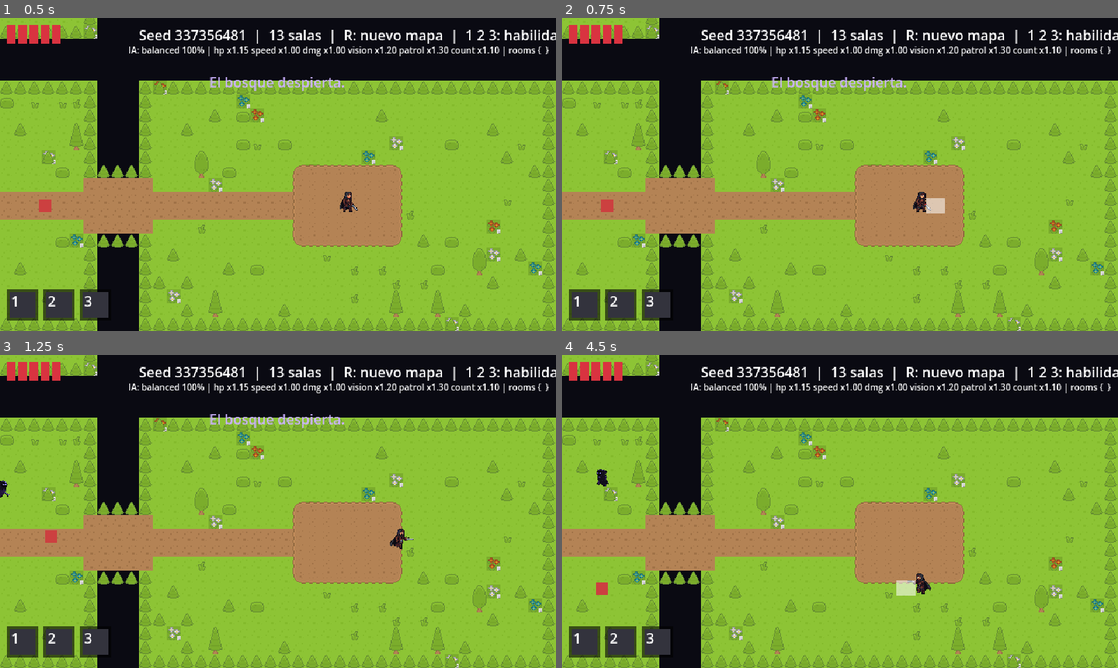
Above: before the commit, frames 1-4 (two rows, left to right).
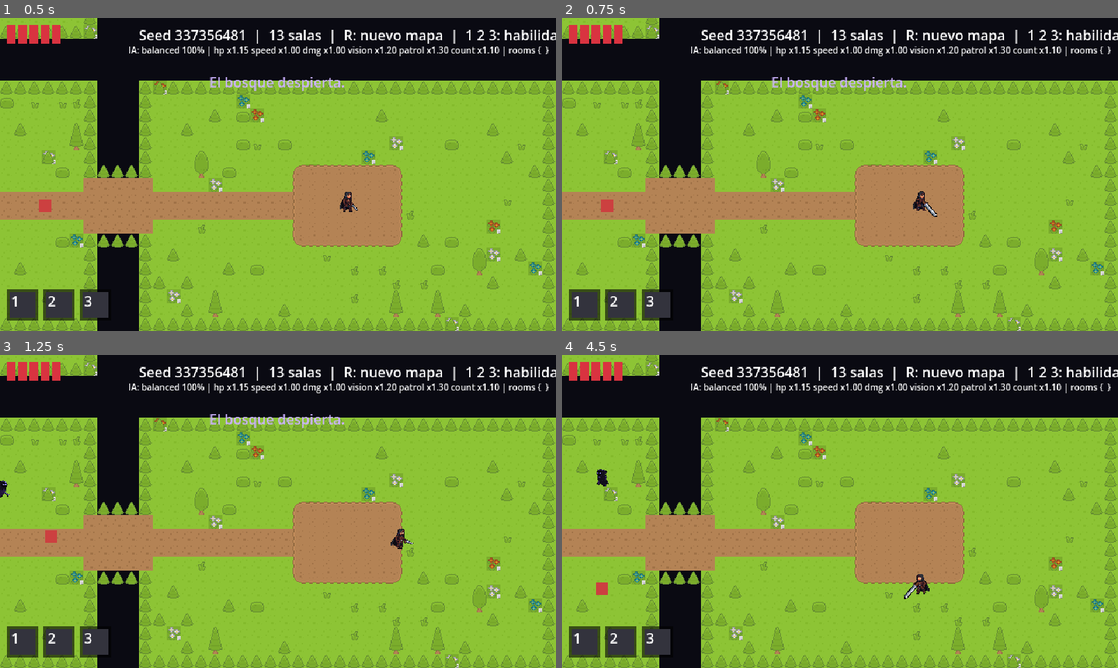
Above: after the commit, the same moments.

Repository: Fabiann1809/isla-espejo
Game: Godot game, scene res://scenes/levels/forest_level.tscn
The game is run twice, just before and just after one commit, with the same random seed, the same clock (stepped at 60 frames per second) and the same inputs.
Inputs (mouse positions are in pixels of both pictures, inside the frame that each line leads up to):
- Up to frame 1 (0.5 s): no input
- Up to frame 2 (0.75 s): move the mouse to (962, 158) at 0.52 s; hold D (move_right) from 0.53 s (still down); tap J (attack) at 0.6 s; click (962, 158) at 0.67 s
- Up to frame 3 (1.25 s): keep holding D (move_right)
- Up to frame 4 (4.5 s): move the mouse to (728, 527) at 1.27 s; release D (move_right) at 1.28 s; hold S (move_down) 1.28-2.03 s; tap J (attack) at 1.35, 2.3, 3.05, 3.6, 4.35 s; move the mouse to (895, 442) at 2.02 s; hold D (move_right) 2.03-2.78 s; tap Space (dash) at 2.1 s; move the mouse to (812, 574) at 2.77 s; hold W (move_up) 2.78-3.53 s; tap E (interact) at 2.85 s; click (812, 574) at 2.92 s; move the mouse to (1006, 558) at 3.52 s; hold A (move_left) from 3.53 s (still down); move the mouse to (673, 464) at 4.27 s

Frame 1 is identical in both runs. In frame 2, 0.2% of the frame differs, in the area x 63-69%, y 55-64%; in frame 3, less than 0.1%; in frame 4, 0.3%, in the area x 60-67%, y 69-78%.

Commit message:
feat(player): animate the sword swing during the attack
Nico shows a sword-less pose while a separate sword sprite sweeps an arc around the attack direction.

Diff:
--- a/data/player/nico_frames.tres
+++ b/data/player/nico_frames.tres
@@ -4,233 +4,237 @@
 
 [sub_resource type="AtlasTexture" id="AtlasTexture_s26x3"]
 atlas = ExtResource("1_41tlr")
+region = Rect2(124, 434, 62, 62)
+
+[sub_resource type="AtlasTexture" id="AtlasTexture_rol0v"]
+atlas = ExtResource("1_41tlr")
 region = Rect2(0, 0, 62, 62)
 
-[sub_resource type="AtlasTexture" id="AtlasTexture_rol0v"]
+[sub_resource type="AtlasTexture" id="AtlasTexture_xou8o"]
 atlas = ExtResource("1_41tlr")
 region = Rect2(62, 0, 62, 62)
 
-[sub_resource type="AtlasTexture" id="AtlasTexture_xou8o"]
+[sub_resource type="AtlasTexture" id="AtlasTexture_3n6fh"]
 atlas = ExtResource("1_41tlr")
 region = Rect2(124, 0, 62, 62)
 
-[sub_resource type="AtlasTexture" id="AtlasTexture_3n6fh"]
+[sub_resource type="AtlasTexture" id="AtlasTexture_o025j"]
 atlas = ExtResource("1_41tlr")
 region = Rect2(186, 0, 62, 62)
 
-[sub_resource type="AtlasTexture" id="AtlasTexture_o025j"]
+[sub_resource type="AtlasTexture" id="AtlasTexture_o6oou"]
 atlas = ExtResource("1_41tlr")
 region = Rect2(248, 0, 62, 62)
 
-[sub_resource type="AtlasTexture" id="AtlasTexture_o6oou"]
+[sub_resource type="AtlasTexture" id="AtlasTexture_2dofj"]
 atlas = ExtResource("1_41tlr")
 region = Rect2(310, 0, 62, 62)
 
-[sub_resource type="AtlasTexture" id="AtlasTexture_2dofj"]
+[sub_resource type="AtlasTexture" id="AtlasTexture_jjyc0"]
 atlas = ExtResource("1_41tlr")
 region = Rect2(372, 0, 62, 62)
 
-[sub_resource type="AtlasTexture" id="AtlasTexture_jjyc0"]
+[sub_resource type="AtlasTexture" id="AtlasTexture_nxnpx"]
 atlas = ExtResource("1_41tlr")
 region = Rect2(434, 0, 62, 62)
 
-[sub_resource type="AtlasTexture" id="AtlasTexture_nxnpx"]
+[sub_resource type="AtlasTexture" id="AtlasTexture_2p8j6"]
 atlas = ExtResource("1_41tlr")
 region = Rect2(0, 62, 62, 62)
 
-[sub_resource type="AtlasTexture" id="AtlasTexture_2p8j6"]
+[sub_resource type="AtlasTexture" id="AtlasTexture_4yeco"]
 atlas = ExtResource("1_41tlr")
 region = Rect2(62, 62, 62, 62)
 
-[sub_resource type="AtlasTexture" id="AtlasTexture_4yeco"]
+[sub_resource type="AtlasTexture" id="AtlasTexture_8ouhc"]
 atlas = ExtResource("1_41tlr")
 region = Rect2(124, 62, 62, 62)
 
-[sub_resource type="AtlasTexture" id="AtlasTexture_8ouhc"]
+[sub_resource type="AtlasTexture" id="AtlasTexture_v0mo5"]
 atlas = ExtResource("1_41tlr")
 region = Rect2(186, 62, 62, 62)
 
-[sub_resource type="AtlasTexture" id="AtlasTexture_v0mo5"]
+[sub_resource type="AtlasTexture" id="AtlasTexture_1w711"]
 atlas = ExtResource("1_41tlr")
 region = Rect2(248, 62, 62, 62)
 
-[sub_resource type="AtlasTexture" id="AtlasTexture_1w711"]
+[sub_resource type="AtlasTexture" id="AtlasTexture_mid4j"]
 atlas = ExtResource("1_41tlr")
 region = Rect2(310, 62, 62, 62)
 
-[sub_resource type="AtlasTexture" id="AtlasTexture_mid4j"]
+[sub_resource type="AtlasTexture" id="AtlasTexture_e4pfx"]
 atlas = ExtResource("1_41tlr")
 region = Rect2(372, 62, 62, 62)
 
-[sub_resource type="AtlasTexture" id="AtlasTexture_e4pfx"]
+[sub_resource type="AtlasTexture" id="AtlasTexture_iyabb"]
 atlas = ExtResource("1_41tlr")
 region = Rect2(434, 62, 62, 62)
 
-[sub_resource type="AtlasTexture" id="AtlasTexture_iyabb"]
+[sub_resource type="AtlasTexture" id="AtlasTexture_6ygjl"]
 atlas = ExtResource("1_41tlr")
 region = Rect2(0, 124, 62, 62)
 
-[sub_resource type="AtlasTexture" id="AtlasTexture_6ygjl"]
+[sub_resource type="AtlasTexture" id="AtlasTexture_om54e"]
 atlas = ExtResource("1_41tlr")
 region = Rect2(62, 124, 62, 62)
 
-[sub_resource type="AtlasTexture" id="AtlasTexture_om54e"]
+[sub_resource type="AtlasTexture" id="AtlasTexture_xpsxf"]
 atlas = ExtResource("1_41tlr")
 region = Rect2(124, 124, 62, 62)
 
-[sub_resource type="AtlasTexture" id="AtlasTexture_xpsxf"]
+[sub_resource type="AtlasTexture" id="AtlasTexture_np6ne"]
 atlas = ExtResource("1_41tlr")
 region = Rect2(186, 124, 62, 62)
 
-[sub_resource type="AtlasTexture" id="AtlasTexture_np6ne"]
+[sub_resource type="AtlasTexture" id="AtlasTexture_ave72"]
 atlas = ExtResource("1_41tlr")
 region = Rect2(248, 124, 62, 62)
 
-[sub_resource type="AtlasTexture" id="AtlasTexture_ave72"]
+[sub_resource type="AtlasTexture" id="AtlasTexture_dwpho"]
 atlas = ExtResource("1_41tlr")
 region = Rect2(310, 124, 62, 62)
 
-[sub_resource type="AtlasTexture" id="AtlasTexture_dwpho"]
+[sub_resource type="AtlasTexture" id="AtlasTexture_nmjo2"]
 atlas = ExtResource("1_41tlr")
 region = Rect2(372, 124, 62, 62)
 
-[sub_resource type="AtlasTexture" id="AtlasTexture_nmjo2"]
+[sub_resource type="AtlasTexture" id="AtlasTexture_ynfsu"]
 atlas = ExtResource("1_41tlr")
 region = Rect2(434, 124, 62, 62)
 
-[sub_resource type="AtlasTexture" id="AtlasTexture_ynfsu"]
+[sub_resource type="AtlasTexture" id="AtlasTexture_ix8gi"]
 atlas = ExtResource("1_41tlr")
 region = Rect2(0, 186, 62, 62)
 
-[sub_resource type="AtlasTexture" id="AtlasTexture_ix8gi"]
+[sub_resource type="AtlasTexture" id="AtlasTexture_gcbcq"]
 atlas = ExtResource("1_41tlr")
 region = Rect2(62, 186, 62, 62)
 
-[sub_resource type="AtlasTexture" id="AtlasTexture_gcbcq"]
+[sub_resource type="AtlasTexture" id="AtlasTexture_c0n2v"]
 atlas = ExtResource("1_41tlr")
 region = Rect2(124, 186, 62, 62)
 
-[sub_resource type="AtlasTexture" id="AtlasTexture_c0n2v"]
+[sub_resource type="AtlasTexture" id="AtlasTexture_yogsf"]
 atlas = ExtResource("1_41tlr")
 region = Rect2(186, 186, 62, 62)
 
-[sub_resource type="AtlasTexture" id="AtlasTexture_yogsf"]
+[sub_resource type="AtlasTexture" id="AtlasTexture_ablvh"]
 atlas = ExtResource("1_41tlr")
 region = Rect2(248, 186, 62, 62)
 
-[sub_resource type="AtlasTexture" id="AtlasTexture_ablvh"]
+[sub_resource type="AtlasTexture" id="AtlasTexture_6yw1v"]
 atlas = ExtResource("1_41tlr")
 region = Rect2(310, 186, 62, 62)
 
-[sub_resource type="AtlasTexture" id="AtlasTexture_6yw1v"]
+[sub_resource type="AtlasTexture" id="AtlasTexture_nt56c"]
 atlas = ExtResource("1_41tlr")
 region = Rect2(372, 186, 62, 62)
 
-[sub_resource type="AtlasTexture" id="AtlasTexture_nt56c"]
+[sub_resource type="AtlasTexture" id="AtlasTexture_4hj8i"]
 atlas = ExtResource("1_41tlr")
 region = Rect2(434, 186, 62, 62)
 
-[sub_resource type="AtlasTexture" id="AtlasTexture_4hj8i"]
+[sub_resource type="AtlasTexture" id="AtlasTexture_h2ej6"]
 atlas = ExtResource("1_41tlr")
 region = Rect2(0, 248, 62, 62)
 
-[sub_resource type="AtlasTexture" id="AtlasTexture_h2ej6"]
+[sub_resource type="AtlasTexture" id="AtlasTexture_gjswp"]
 atlas = ExtResource("1_41tlr")
 region = Rect2(62, 248, 62, 62)
 
-[sub_resource type="AtlasTexture" id="AtlasTexture_gjswp"]
+[sub_resource type="AtlasTexture" id="AtlasTexture_fywud"]
 atlas = ExtResource("1_41tlr")
 region = Rect2(124, 248, 62, 62)
 
-[sub_resource type="AtlasTexture" id="AtlasTexture_fywud"]
+[sub_resource type="AtlasTexture" id="AtlasTexture_ik6ci"]
 atlas = ExtResource("1_41tlr")
 region = Rect2(186, 248, 62, 62)
 
-[sub_resource type="AtlasTexture" id="AtlasTexture_ik6ci"]
+[sub_resource type="AtlasTexture" id="AtlasTexture_r1a1x"]
 atlas = ExtResource("1_41tlr")
 region = Rect2(248, 248, 62, 62)
 
-[sub_resource type="AtlasTexture" id="AtlasTexture_r1a1x"]
+[sub_resource type="AtlasTexture" id="AtlasTexture_68jmg"]
 atlas = ExtResource("1_41tlr")
 region = Rect2(310, 248, 62, 62)
 
-[sub_resource type="AtlasTexture" id="AtlasTexture_68jmg"]
+[sub_resource type="AtlasTexture" id="AtlasTexture_unojf"]
 atlas = ExtResource("1_41tlr")
 region = Rect2(372, 248, 62, 62)
 
-[sub_resource type="AtlasTexture" id="AtlasTexture_unojf"]
+[sub_resource type="AtlasTexture" id="AtlasTexture_sw7dg"]
 atlas = ExtResource("1_41tlr")
 region = Rect2(434, 248, 62, 62)
 
-[sub_resource type="AtlasTexture" id="AtlasTexture_sw7dg"]
+[sub_resource type="AtlasTexture" id="AtlasTexture_wxi15"]
 atlas = ExtResource("1_41tlr")
 region = Rect2(0, 310, 62, 62)
 
-[sub_resource type="AtlasTexture" id="AtlasTexture_wxi15"]
+[sub_resource type="AtlasTexture" id="AtlasTexture_j6s6j"]
 atlas = ExtResource("1_41tlr")
 region = Rect2(62, 310, 62, 62)
 
-[sub_resource type="AtlasTexture" id="AtlasTexture_j6s6j"]
+[sub_resource type="AtlasTexture" id="AtlasTexture_xgdhy"]
 atlas = ExtResource("1_41tlr")
 region = Rect2(124, 310, 62, 62)
 
-[sub_resource type="AtlasTexture" id="AtlasTexture_xgdhy"]
+[sub_resource type="AtlasTexture" id="AtlasTexture_wgl3b"]
 atlas = ExtResource("1_41tlr")
 region = Rect2(186, 310, 62, 62)
 
-[sub_resource type="AtlasTexture" id="AtlasTexture_wgl3b"]
+[sub_resource type="AtlasTexture" id="AtlasTexture_hvxob"]
 atlas = ExtResource("1_41tlr")
 region = Rect2(248, 310, 62, 62)
 
-[sub_resource type="AtlasTexture" id="AtlasTexture_hvxob"]
+[sub_resource type="AtlasTexture" id="AtlasTexture_4jgvw"]
 atlas = ExtResource("1_41tlr")
 region = Rect2(310, 310, 62, 62)
 
-[sub_resource type="AtlasTexture" id="AtlasTexture_4jgvw"]
+[sub_resource type="AtlasTexture" id="AtlasTexture_2u6hg"]
 atlas = ExtResource("1_41tlr")
 region = Rect2(372, 310, 62, 62)
 
-[sub_resource type="AtlasTexture" id="AtlasTexture_2u6hg"]
+[sub_resource type="AtlasTexture" id="AtlasTexture_f60lg"]
 atlas = ExtResource("1_41tlr")
 region = Rect2(434, 310, 62, 62)
 
-[sub_resource type="AtlasTexture" id="AtlasTexture_f60lg"]
+[sub_resource type="AtlasTexture" id="AtlasTexture_w3u7d"]
 atlas = ExtResource("1_41tlr")
 region = Rect2(0, 372, 62, 62)
 
-[sub_resource type="AtlasTexture" id="AtlasTexture_w3u7d"]
+[sub_resource type="AtlasTexture" id="AtlasTexture_j48ng"]
 atlas = ExtResource("1_41tlr")
 region = Rect2(62, 372, 62, 62)
 
-[sub_resource type="AtlasTexture" id="AtlasTexture_j48ng"]
+[sub_resource type="AtlasTexture" id="AtlasTexture_rb3m4"]
 atlas = ExtResource("1_41tlr")
 region = Rect2(124, 372, 62, 62)
 
-[sub_resource type="AtlasTexture" id="AtlasTexture_rb3m4"]
+[sub_resource type="AtlasTexture" id="AtlasTexture_d8mni"]
 atlas = ExtResource("1_41tlr")
 region = Rect2(186, 372, 62, 62)
 
-[sub_resource type="AtlasTexture" id="AtlasTexture_d8mni"]
+[sub_resource type="AtlasTexture" id="AtlasTexture_ixvgu"]
 atlas = ExtResource("1_41tlr")
 region = Rect2(248, 372, 62, 62)
 
-[sub_resource type="AtlasTexture" id="AtlasTexture_ixvgu"]
+[sub_resource type="AtlasTexture" id="AtlasTexture_tx83u"]
 atlas = ExtResource("1_41tlr")
 region = Rect2(310, 372, 62, 62)
 
-[sub_resource type="AtlasTexture" id="AtlasTexture_tx83u"]
+[sub_resource type="AtlasTexture" id="AtlasTexture_juluu"]
 atlas = ExtResource("1_41tlr")
 region = Rect2(372, 372, 62, 62)
 
-[sub_resource type="AtlasTexture" id="AtlasTexture_juluu"]
+[sub_resource type="AtlasTexture" id="AtlasTexture_5r6a3"]
 atlas = ExtResource("1_41tlr")
 region = Rect2(434, 372, 62, 62)
 
-[sub_resource type="AtlasTexture" id="AtlasTexture_5r6a3"]
+[sub_resource type="AtlasTexture" id="AtlasTexture_oard8"]
 atlas = ExtResource("1_41tlr")
 region = Rect2(0, 434, 62, 62)
 
-[sub_resource type="AtlasTexture" id="AtlasTexture_oard8"]
+[sub_resource type="AtlasTexture" id="AtlasTexture_jehu1"]
 atlas = ExtResource("1_41tlr")
 region = Rect2(62, 434, 62, 62)
 
@@ -239,6 +243,14 @@
 "frames": [{
 "duration": 1.0,
 "texture": SubResource("AtlasTexture_s26x3")
+}],
+"loop": 1,
+"name": &"attack",
+"speed": 1.0
+}, {
+"frames": [{
+"duration": 1.0,
+"texture": SubResource("AtlasTexture_rol0v")
 }],
 "loop": 1,
 "name": &"idle",
@@ -246,9 +258,6 @@
 }, {
 "frames": [{
 "duration": 1.0,
-"texture": SubResource("AtlasTexture_s26x3")
-}, {
-"duration": 1.0,
 "texture": SubResource("AtlasTexture_rol0v")
 }, {
 "duration": 1.0,
@@ -418,6 +427,9 @@
 }, {
 "duration": 1.0,
 "texture": SubResource("AtlasTexture_oard8")
+}, {
+"duration": 1.0,
+"texture": SubResource("AtlasTexture_jehu1")
 }],
 "loop": 1,
 "name": &"walk",
--- a/scenes/player/player.tscn
+++ b/scenes/player/player.tscn
@@ -1,10 +1,11 @@
-[gd_scene load_steps=12 format=3]
+[gd_scene load_steps=13 format=3]
 
 [ext_resource type="Script" path="res://scripts/player/player.gd" id="1"]
 [ext_resource type="Script" path="res://scripts/components/hitbox.gd" id="2"]
 [ext_resource type="Script" path="res://scripts/components/hurtbox.gd" id="3"]
 [ext_resource type="Script" path="res://scripts/components/health_component.gd" id="4"]
 [ext_resource type="Script" path="res://scripts/skills/skill_manager.gd" id="5"]
+[ext_resource type="Texture2D" path="res://assets/sprites/nico/sword.png" id="7"]
 [ext_resource type="SpriteFrames" path="res://data/player/nico_frames.tres" id="6"]
 
 [sub_resource type="RectangleShape2D" id="1"]
@@ -36,6 +37,15 @@
 scale = Vector2(0.5, 0.5)
 sprite_frames = ExtResource("6")
 animation = &"idle"
+
+[node name="SwordPivot" type="Node2D" parent="."]
+visible = false
+position = Vector2(5, -3)
+
+[node name="Sword" type="Sprite2D" parent="SwordPivot"]
+texture = ExtResource("7")
+centered = false
+offset = Vector2(-3, -3)
 
 [node name="Placeholder" type="ColorRect" parent="."]
 visible = false
--- a/scripts/player/player.gd
+++ b/scripts/player/player.gd
@@ -54,6 +54,7 @@
 @onready var _attack_pivot: Node2D = $AttackPivot
 @onready var _hitbox: Hitbox = $AttackPivot/Hitbox
 @onready var _slash: ColorRect = $AttackPivot/Slash
+@onready var _sword_pivot: Node2D = $SwordPivot
 @onready var _camera: Camera2D = $Camera2D
 @onready var _interact_area: Area2D = $InteractArea
 
@@ -277,14 +278,28 @@
 		_hitbox.activate()
 	else:
 		_hitbox.deactivate()
-	_slash.visible = active
+	_sword_pivot.visible = active
+	if active:
+		_sword_pivot.position.x = 5.0 if _action_dir.x >= 0.0 else -5.0
+		_update_sword()
+
+
+## The sword sweeps an arc around the attack direction over the attack's duration.
+func _update_sword() -> void:
+	var progress := 1.0 - _state_time_left / attack_time
+	var swing := lerpf(-1.3, 1.3, 1.0 - pow(1.0 - clampf(progress, 0.0, 1.0), 2.0))
+	_sword_pivot.rotation = _action_dir.angle() + swing * (1.0 if _action_dir.x >= 0.0 else -1.0)
 
 
 func _update_visuals() -> void:
+	if state == State.ATTACK:
+		_update_sword()
 	# The art faces right: flip it when moving left. Walks while moving, rests otherwise.
 	if absf(facing.x) > 0.1:
 		_body.flip_h = facing.x < 0.0
 	var wanted: StringName = &"walk" if velocity.length() > 5.0 and state != State.DEAD else &"idle"
+	if state == State.ATTACK:
+		wanted = &"attack"
 	if _body.animation != wanted:
 		_body.play(wanted)
 	match state:
--- a/tools/make_nico_frames.gd
+++ b/tools/make_nico_frames.gd
@@ -25,6 +25,13 @@
 		frames.add_frame(&"walk", atlas)
 		if i == 0:
 			frames.add_frame(&"idle", atlas)
+	# The sword-less pose used while the sword is swung as its own sprite (see Player).
+	frames.add_animation(&"attack")
+	frames.set_animation_speed(&"attack", 1.0)
+	var pose := AtlasTexture.new()
+	pose.atlas = sheet
+	pose.region = Rect2((FRAMES % COLS) * CELL, (FRAMES / COLS) * CELL, CELL, CELL)
+	frames.add_frame(&"attack", pose)
 	DirAccess.make_dir_recursive_absolute("res://data/player")
 	ResourceSaver.save(frames, "res://data/player/nico_frames.tres")
 	print("nico frames written")
Binary file changed: assets/sprites/nico/nico.png
Binary file added: assets/sprites/nico/sword.png
Not shown, added: assets/sprites/nico/sword.png.import
Not shown, added: tools/make_nico_frames.gd.uid
Not shown, changed: tools/make_nico_sheet.py
